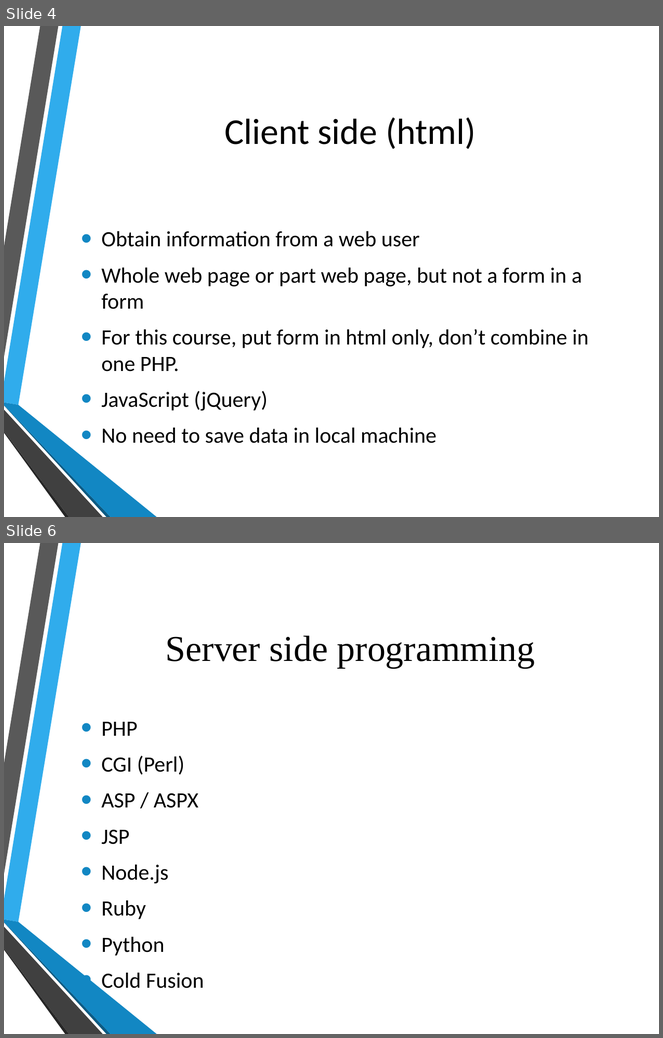
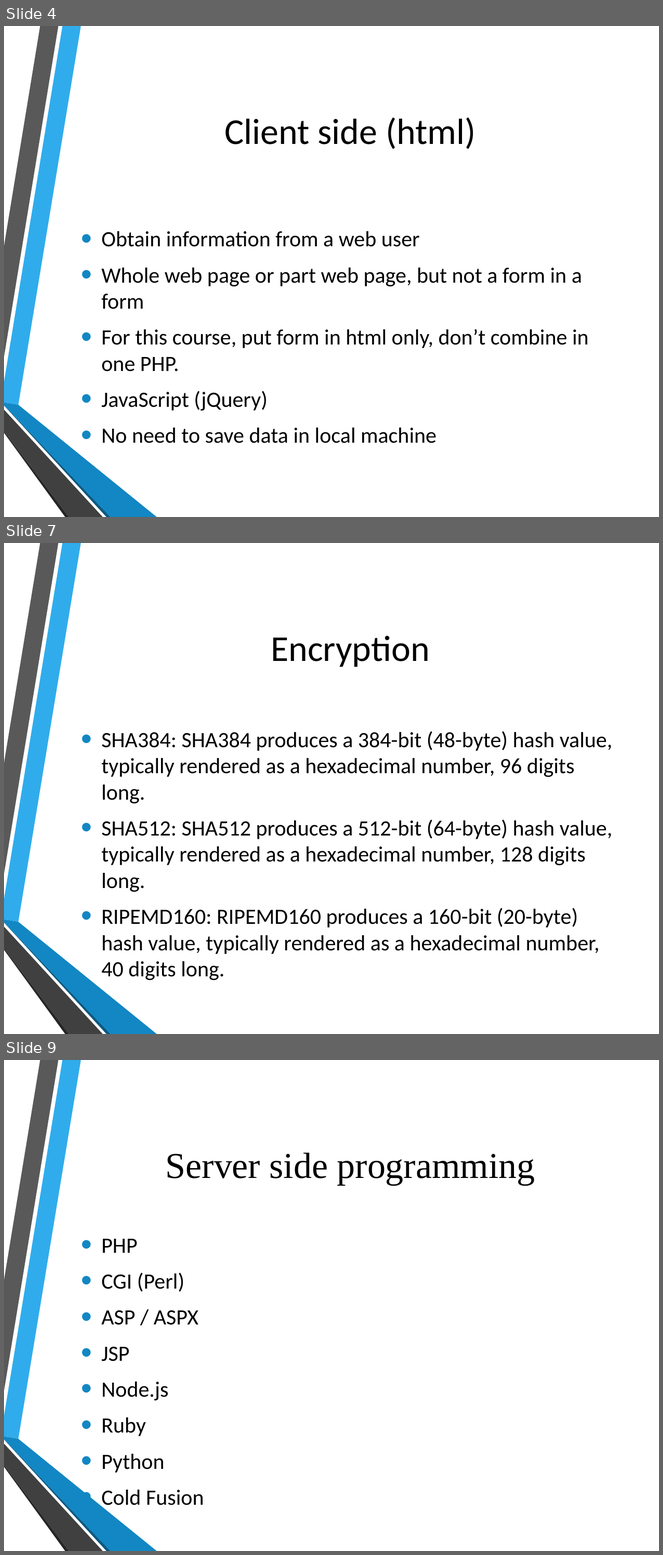
Before and after one commit to hatted/fevaworks-php, a slide deck: php-fw4/lesson4.pptx. Shown one above the other, each under a label of ours: slides 4 and 6 before the commit, slides 4, 7 and 9 after it; the slides between them are not shown. The pictures are 663x1038 and 663x1555 pixels, drawn with LibreOffice and Linux fonts; fonts in the diff are those of the drawing; background and template pictures are left out. Boxes give left, top, right and bottom in pixels: in the first picture for what was removed or moved away, otherwise in the second. Text is boxed around its words. In the diff, an @@ line names an element or a change of style, - is before the commit and + after.

```diff
--- a/php-fw4/lesson4.pptx
+++ b/php-fw4/lesson4.pptx
@@ slide 7 added at <box>4,543,659,1034</box>, background picture (left out); not listed: 6 template elements that a slide beside it also shows @@
@@ title added at <box>271,636,430,667</box>, 40 pt, text #000000 @@
+Encryption
@@ text added at <box>101,731,613,981</box>, 24 pt, text #000000 @@
+• SHA384: SHA384 produces a 384-bit (48-byte) hash value, typically rendered as a hexadecimal number, 96 digits long.
+• SHA512: SHA512 produces a 512-bit (64-byte) hash value, typically rendered as a hexadecimal number, 128 digits long.
+• RIPEMD160: RIPEMD160 produces a 160-bit (20-byte) hash value, typically rendered as a hexadecimal number, 40 digits long.
@@ what was slide 6 is now slide 9 @@
```
Also in this commit, not shown: 2 slides changed, 2 other slides added, 3 other files.
